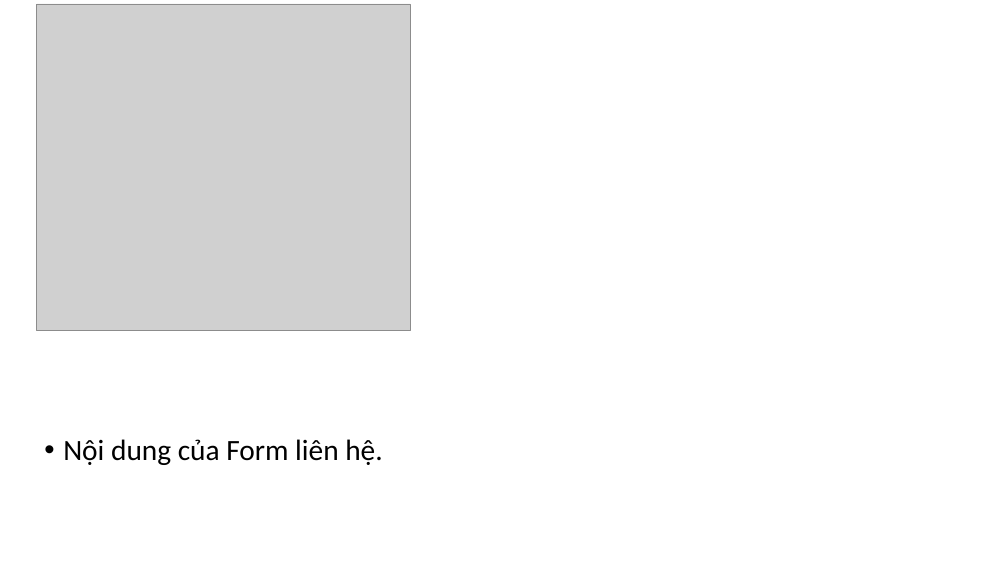
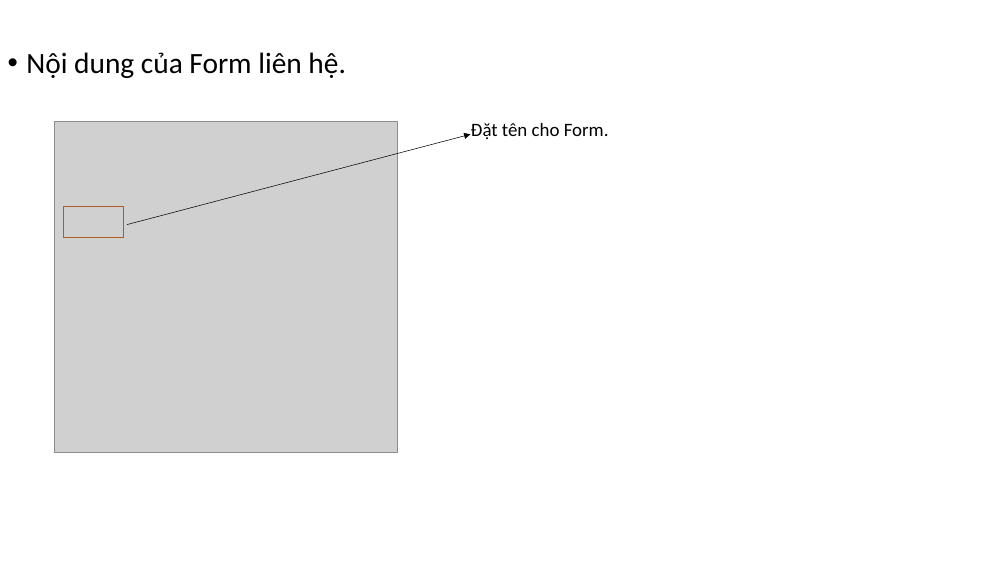
Before and after one commit to DangVanDoan05/WordPress, a slide deck: slide 4 of Tạo trang liên hệ trong WebSite.pptx. Drawn at 1008x567 pixels with LibreOffice and Linux fonts; fonts in the diff are those of the drawing; grey boxes stand for pictures. Boxes give left, top, right and bottom in pixels: in the first picture for what was removed or moved away, otherwise in the second. Text is boxed around its words. In the diff, an @@ line names an element or a change of style, - is before the commit and + after.

```diff
--- a/Tạo trang liên hệ trong WebSite.pptx
+++ b/Tạo trang liên hệ trong WebSite.pptx
@@ picture removed at (37, 4, 411, 330) @@
@@ text "Nội dung của Form liên ...": place and size @@
-text "Nội dung của Form liên ..." at (63, 439, 382, 465)
+text "Nội dung của Form liên ..." at (26, 52, 345, 78)
@@ picture added at (54, 122, 398, 453) @@
@@ arrow added from (127, 225) to (470, 135), #000000 0.5 pt @@
@@ text added at (471, 123, 609, 139), 18 pt, text #000000 @@
+Đặt tên cho Form.
@@ rectangle added at (64, 207, 124, 238), outline #AF5C24 1 pt @@
```
Also in this commit, not shown: 2 other slides changed, 25 slides added, 7 slides removed.
